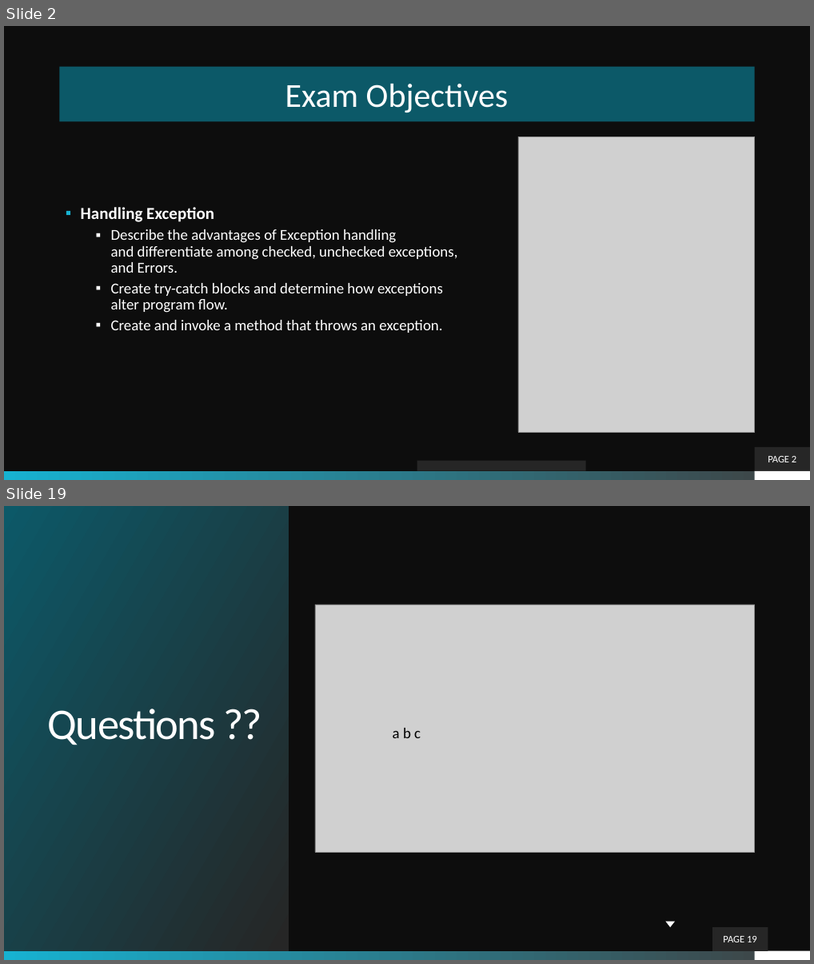
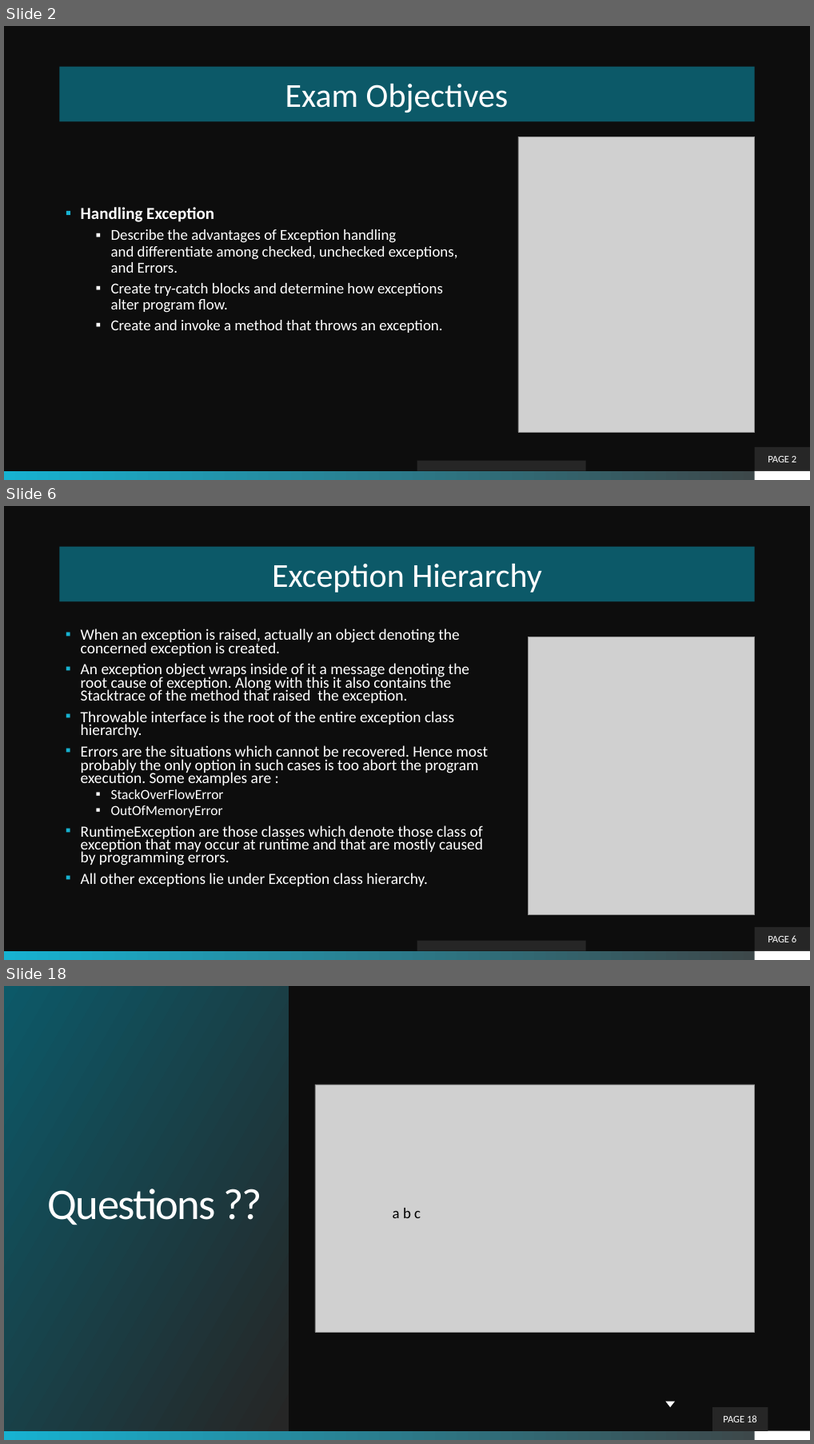
Before and after one commit to theLeonidas/Courses, a slide deck: courseMaterial/Exceptions/Exceptions.pptx. Shown one above the other, each under a label of ours: slides 2 and 19 before the commit, slides 2, 6 and 18 after it; the slides between them are not shown. The pictures are 814x964 and 814x1444 pixels, drawn with LibreOffice and Linux fonts; fonts in the diff are those of the drawing; grey boxes stand for pictures; background and template pictures are left out. Boxes give left, top, right and bottom in pixels: in the first picture for what was removed or moved away, otherwise in the second. Text is boxed around its words. In the diff, an @@ line names an element or a change of style, - is before the commit and + after.

Commit message:
Committing changes for Exceptions.

```diff
--- a/courseMaterial/Exceptions/Exceptions.pptx
+++ b/courseMaterial/Exceptions/Exceptions.pptx
@@ slide 6 added at box(4, 506, 810, 960), background picture (left out); not listed: 2 template elements that a slide beside it also shows @@
@@ title added at box(60, 547, 755, 601), fill #0C5968, 40 pt, text #FFFFFF @@
+Exception Hierarchy
@@ text added at box(81, 628, 488, 886), 18.5 pt, text #FFFFFF @@
+▪ When an exception is raised, actually an object denoting the concerned exception is created.
+▪ An exception object wraps inside of it a message denoting the root cause of exception. Along with this it also contains the Stacktrace of the method that raised the exception.
+▪ Throwable interface is the root of the entire exception class hierarchy.
+▪ Errors are the situations which cannot be recovered. Hence most probably the only option in such cases is too abort the program execution. Some examples are :
+  ▪ StackOverFlowError
+  ▪ OutOfMemoryError
+▪ RuntimeException are those classes which denote those class of exception that may occur at runtime and that are mostly caused by programming errors.
+▪ All other exceptions lie under Exception class hierarchy.
@@ picture added at box(529, 636, 755, 914) @@
@@ page number added at box(755, 927, 810, 951), fill #262626, 12 pt, text #FFFFFF @@
+PAGE 6
@@ rectangle added at box(417, 940, 586, 951), fill #262626 @@
@@ what was slide 19 is now slide 18 @@
@@ page number at box(723, 1415, 758, 1422): text changed @@
-PAGE 19
+PAGE 18
```
Also in this commit, not shown: 7 slides changed, 7 other slides added, 9 slides removed, 8 other files.
